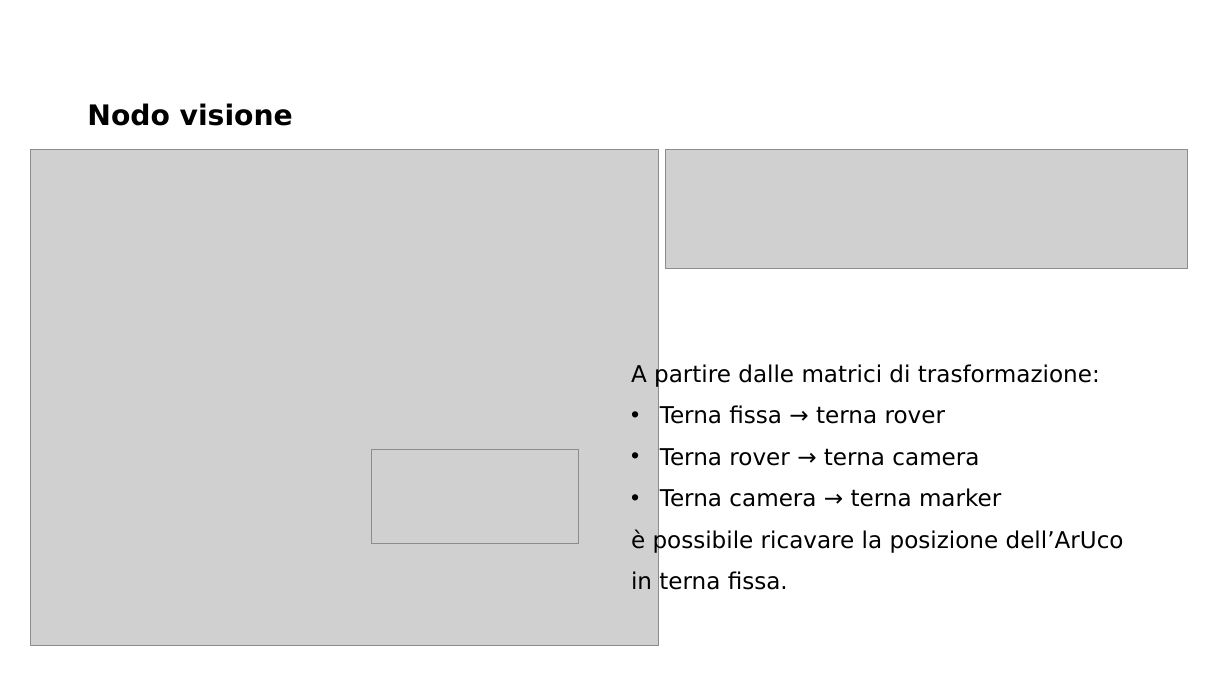
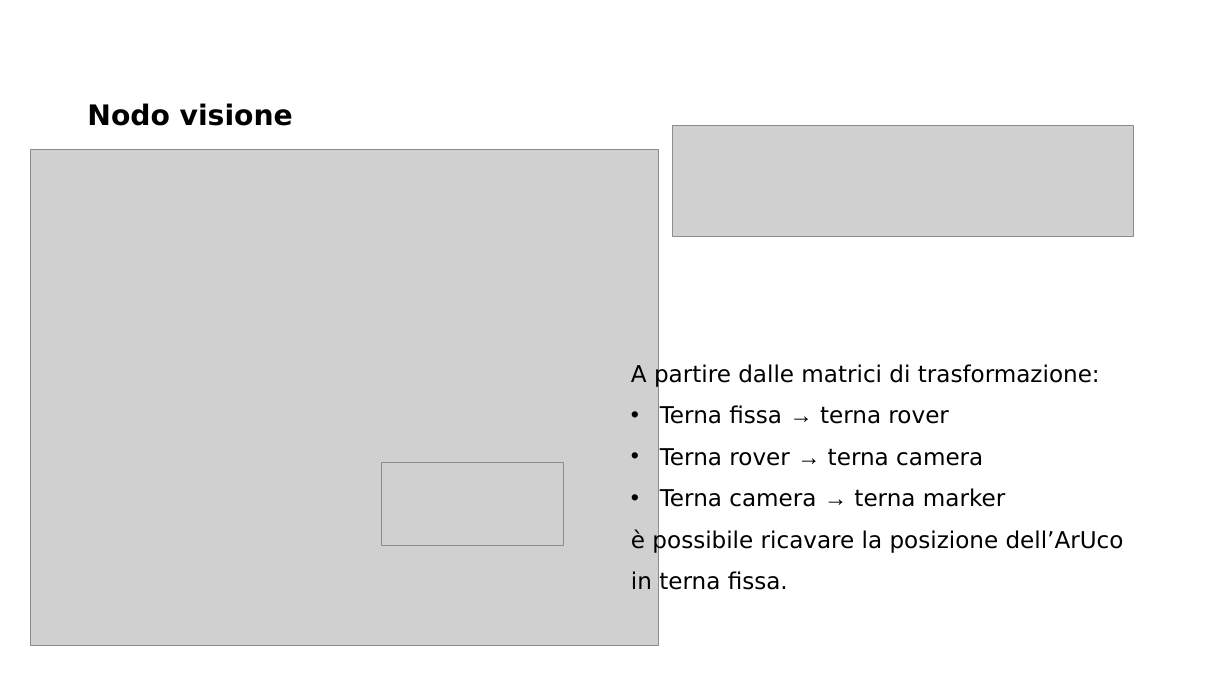
Before and after one commit to MarcoMinarelli/Rover_LabAuto, a slide deck: slide 5 of Presentazione LabAuto.pptx. Drawn at 1232x693 pixels with LibreOffice and Linux fonts; fonts in the diff are those of the drawing; grey boxes stand for pictures; background and template pictures are left out. Boxes give left, top, right and bottom in pixels: in the first picture for what was removed or moved away, otherwise in the second. Text is boxed around its words. In the diff, an @@ line names an element or a change of style, - is before the commit and + after.

```diff
--- a/Presentazione LabAuto.pptx
+++ b/Presentazione LabAuto.pptx
@@ picture resized from (x1=665, y1=150, x2=1188, y2=269) to (x1=673, y1=126, x2=1133, y2=237) @@
@@ text at (x1=660, y1=405, x2=983, y2=507): font DejaVu Sans to Arial in "→", "→", "→" @@
@@ picture resized from (x1=372, y1=450, x2=579, y2=543) to (x1=382, y1=463, x2=564, y2=546) @@
```
Also in this commit, not shown: 14 other slides changed.
